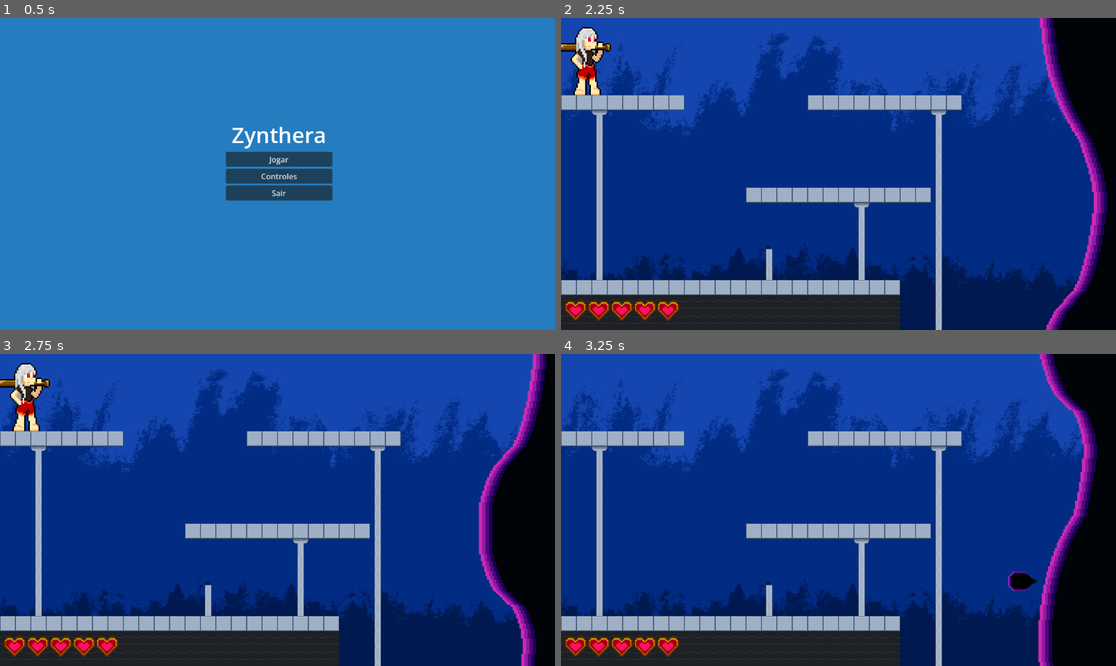
Above: before the commit, frames 1-4 (two rows, left to right).
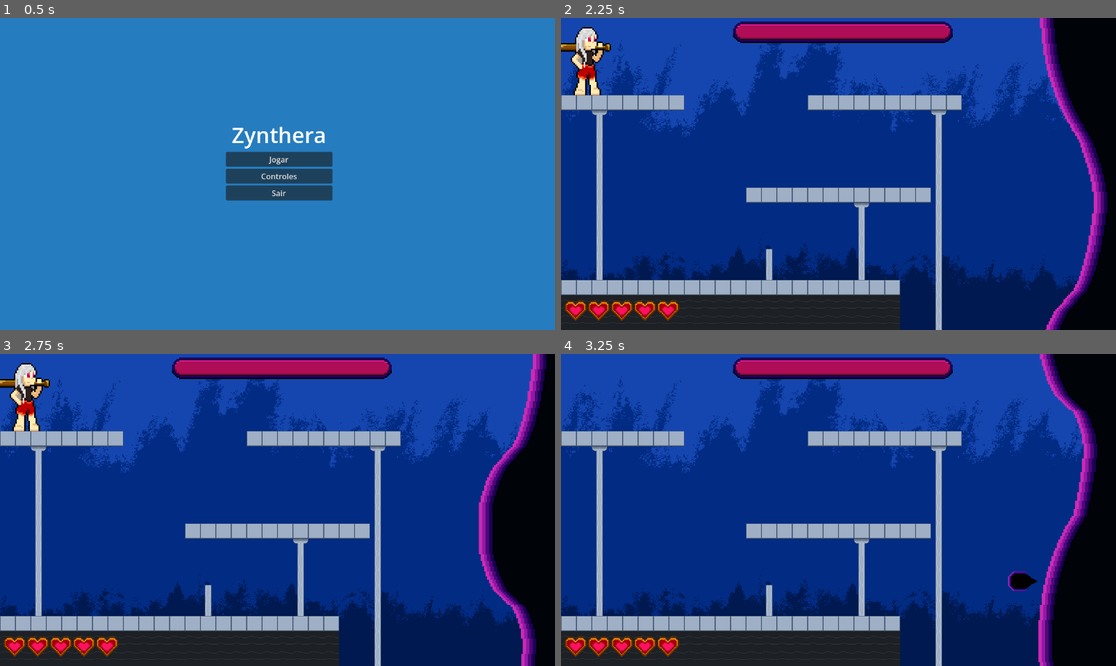
Above: after the commit, the same moments.

Repository: maribrincadeirinhas-max/Zynthera
Game: Godot game, scene res://cenas/menu.tscn
Two runs of this game, one before a commit and one after it. Both use one fixed random seed, a clock stepped at 60 frames per second and the inputs below.
Inputs:
- Up to frame 1 (0.5 s): no input
- Up to frame 2 (2.25 s): click "Controles" at 0.5 s; click "Voltar" at 1.25 s; click "Jogar" at 2 s
- Up to frame 3 (2.75 s): no input
- Up to frame 4 (3.25 s): tap Enter (ui_accept) at 2.75 s; hold D (direita) from 2.78 s (still down); tap J (ataque_jogador) at 2.85 s; tap W (pulo) at 3.02 s

Frame 1 is identical in both runs. In frame 2, 2.8% of the frame differs, in the area x 0-94%, y 1-88%; in frame 3, 2.8%, in the area x 0-93%, y 1-88%; in frame 4, 2.8%.

Commit message:
Atualização
Adicão de vida no boss

Diff:
--- /dev/null
+++ b/boss_life.gd
@@ -0,0 +1,19 @@
+extends AnimatedSprite2D
+
+func _ready() -> void:
+	Sistemajogo.vidaBoss_modificada.connect(atualizar_life_boss)
+	atualizar_life_boss(Sistemajogo.boss_vidas)
+
+func atualizar_life_boss(life):
+	match life:
+		0: play("zero")
+		1: play("um")
+		2: play("dois")
+		3: play("tres")
+		4: play("quatro")
+		5: play("cinco")
+		6: play("seis")
+		7: play("sete")
+		8: play("oito")
+		9: play("nove")
+		10: play("full_dez")
--- /dev/null
+++ b/cenas/boss_life_interface.tscn
@@ -0,0 +1,144 @@
+[gd_scene format=3 uid="uid://byls64b738bu5"]
+
+[ext_resource type="Texture2D" uid="uid://2goynd5f7i0u" path="res://pixelArt/interface/barraDeVidaBossSheets.png" id="1_6s7ki"]
+[ext_resource type="Script" uid="uid://brdkggmvdgpmj" path="res://boss_life.gd" id="2_w4wd5"]
+
+[sub_resource type="AtlasTexture" id="AtlasTexture_d508p"]
+atlas = ExtResource("1_6s7ki")
+region = Rect2(0, 160, 160, 32)
+
+[sub_resource type="AtlasTexture" id="AtlasTexture_4cwv2"]
+atlas = ExtResource("1_6s7ki")
+region = Rect2(0, 256, 160, 32)
+
+[sub_resource type="AtlasTexture" id="AtlasTexture_opgm3"]
+atlas = ExtResource("1_6s7ki")
+region = Rect2(0, 0, 160, 32)
+
+[sub_resource type="AtlasTexture" id="AtlasTexture_8y8lw"]
+atlas = ExtResource("1_6s7ki")
+region = Rect2(0, 32, 160, 32)
+
+[sub_resource type="AtlasTexture" id="AtlasTexture_kka1m"]
+atlas = ExtResource("1_6s7ki")
+region = Rect2(0, 64, 160, 32)
+
+[sub_resource type="AtlasTexture" id="AtlasTexture_mwuwf"]
+atlas = ExtResource("1_6s7ki")
+region = Rect2(0, 192, 160, 32)
+
+[sub_resource type="AtlasTexture" id="AtlasTexture_00oci"]
+atlas = ExtResource("1_6s7ki")
+region = Rect2(0, 128, 160, 32)
+
+[sub_resource type="AtlasTexture" id="AtlasTexture_6o4ml"]
+atlas = ExtResource("1_6s7ki")
+region = Rect2(0, 96, 160, 32)
+
+[sub_resource type="AtlasTexture" id="AtlasTexture_yymix"]
+atlas = ExtResource("1_6s7ki")
+region = Rect2(0, 224, 160, 32)
+
+[sub_resource type="AtlasTexture" id="AtlasTexture_d28tm"]
+atlas = ExtResource("1_6s7ki")
+region = Rect2(0, 288, 160, 32)
+
+[sub_resource type="AtlasTexture" id="AtlasTexture_lqpw2"]
+atlas = ExtResource("1_6s7ki")
+region = Rect2(0, 320, 160, 32)
+
+[sub_resource type="SpriteFrames" id="SpriteFrames_p7xgv"]
+animations = [{
+"frames": [{
+"duration": 1.0,
+"texture": SubResource("AtlasTexture_d508p")
+}],
+"loop": true,
+"name": &"cinco",
+"speed": 5.0
+}, {
+"frames": [{
+"duration": 1.0,
+"texture": SubResource("AtlasTexture_4cwv2")
+}],
+"loop": true,
+"name": &"dois",
+"speed": 5.0
+}, {
+"frames": [{
+"duration": 1.0,
+"texture": SubResource("AtlasTexture_opgm3")
+}],
+"loop": true,
+"name": &"full_dez",
+"speed": 5.0
+}, {
+"frames": [{
+"duration": 1.0,
+"texture": SubResource("AtlasTexture_8y8lw")
+}],
+"loop": true,
+"name": &"nove",
+"speed": 5.0
+}, {
+"frames": [{
+"duration": 1.0,
+"texture": SubResource("AtlasTexture_kka1m")
+}],
+"loop": true,
+"name": &"oito",
+"speed": 5.0
+}, {
+"frames": [{
+"duration": 1.0,
+"texture": SubResource("AtlasTexture_mwuwf")
+}],
+"loop": true,
+"name": &"quatro",
+"speed": 5.0
+}, {
+"frames": [{
+"duration": 1.0,
+"texture": SubResource("AtlasTexture_00oci")
+}],
+"loop": true,
+"name": &"seis",
+"speed": 5.0
+}, {
+"frames": [{
+"duration": 1.0,
+"texture": SubResource("AtlasTexture_6o4ml")
+}],
+"loop": true,
+"name": &"sete",
+"speed": 5.0
+}, {
+"frames": [{
+"duration": 1.0,
+"texture": SubResource("AtlasTexture_yymix")
+}],
+"loop": true,
+"name": &"tres",
+"speed": 5.0
+}, {
+"frames": [{
+"duration": 1.0,
+"texture": SubResource("AtlasTexture_d28tm")
+}],
+"loop": true,
+"name": &"um",
+"speed": 5.0
+}, {
+"frames": [{
+"duration": 1.0,
+"texture": SubResource("AtlasTexture_lqpw2")
+}],
+"loop": true,
+"name": &"zero",
+"speed": 5.0
+}]
+
+[node name="AnimatedSprite2D" type="AnimatedSprite2D" unique_id=1819759494]
+sprite_frames = SubResource("SpriteFrames_p7xgv")
+animation = &"zero"
+script = ExtResource("2_w4wd5")
--- a/cenas/controles.tscn
+++ b/cenas/controles.tscn
@@ -67,6 +67,10 @@
 position = Vector2(1174, 321)
 shape = SubResource("RectangleShape2D_12apv")
 
+[node name="Collision2" type="CollisionShape2D" parent="StaticBody2D" unique_id=1128681821]
+position = Vector2(572, -46)
+shape = SubResource("RectangleShape2D_ktflw")
+
 [node name="jogador" parent="." unique_id=494420206 instance=ExtResource("3_dgicp")]
 position = Vector2(150, 537)
 
--- a/cenas/fase1.tscn
+++ b/cenas/fase1.tscn
@@ -6,6 +6,7 @@
 [ext_resource type="Texture2D" uid="uid://cwp3jdtpy8peu" path="res://pixelArt/ceu2.png" id="3_l5qqy"]
 [ext_resource type="PackedScene" uid="uid://bbdt4r8n408o4" path="res://cenas/inimigo_geleia.tscn" id="5_32upe"]
 [ext_resource type="PackedScene" uid="uid://bekx1352nrhr6" path="res://cenas/coracoes.tscn" id="6_l5qqy"]
+[ext_resource type="PackedScene" uid="uid://byls64b738bu5" path="res://cenas/boss_life_interface.tscn" id="7_x0mfe"]
 
 [sub_resource type="TileSetAtlasSource" id="TileSetAtlasSource_l5qqy"]
 texture = ExtResource("1_lwcig")
@@ -58,10 +59,14 @@
 [node name="geleia" parent="." unique_id=432016705 instance=ExtResource("5_32upe")]
 position = Vector2(707.00006, 322)
 
-[node name="AnimatedSprite2D" parent="." unique_id=1166553956 instance=ExtResource("6_l5qqy")]
+[node name="vida_player" parent="." unique_id=1166553956 instance=ExtResource("6_l5qqy")]
 position = Vector2(126, 608)
 scale = Vector2(1.5, 1.5)
 
 [node name="jogador" parent="." unique_id=494420206 instance=ExtResource("2_sydfx")]
 
+[node name="life_boss" parent="." unique_id=1819759494 instance=ExtResource("7_x0mfe")]
+position = Vector2(585, 28.000002)
+scale = Vector2(3, 3)
+
 [connection signal="body_entered" from="Area2Dzona" to="jogador" method="_on_area_2_dzona_body_entered"]
--- a/project.godot
+++ b/project.godot
@@ -51,6 +51,7 @@
 
 [rendering]
 
+textures/canvas_textures/default_texture_filter=0
 rendering_device/driver.windows="d3d12"
 renderer/rendering_method="gl_compatibility"
 renderer/rendering_method.mobile="gl_compatibility"
Not shown, added: boss_life.gd.uid
Binary file added: pixelArt/interface/barraDeVidaBossSheets.png
Not shown, added: pixelArt/interface/barraDeVidaBossSheets.png.import
